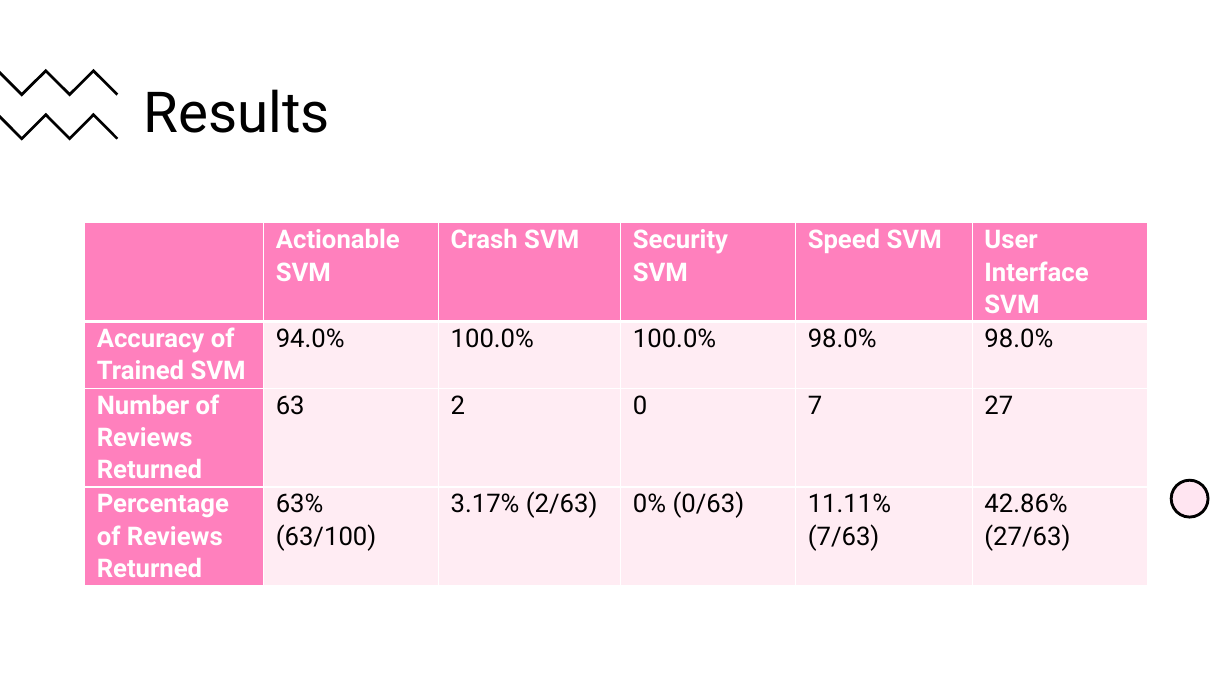
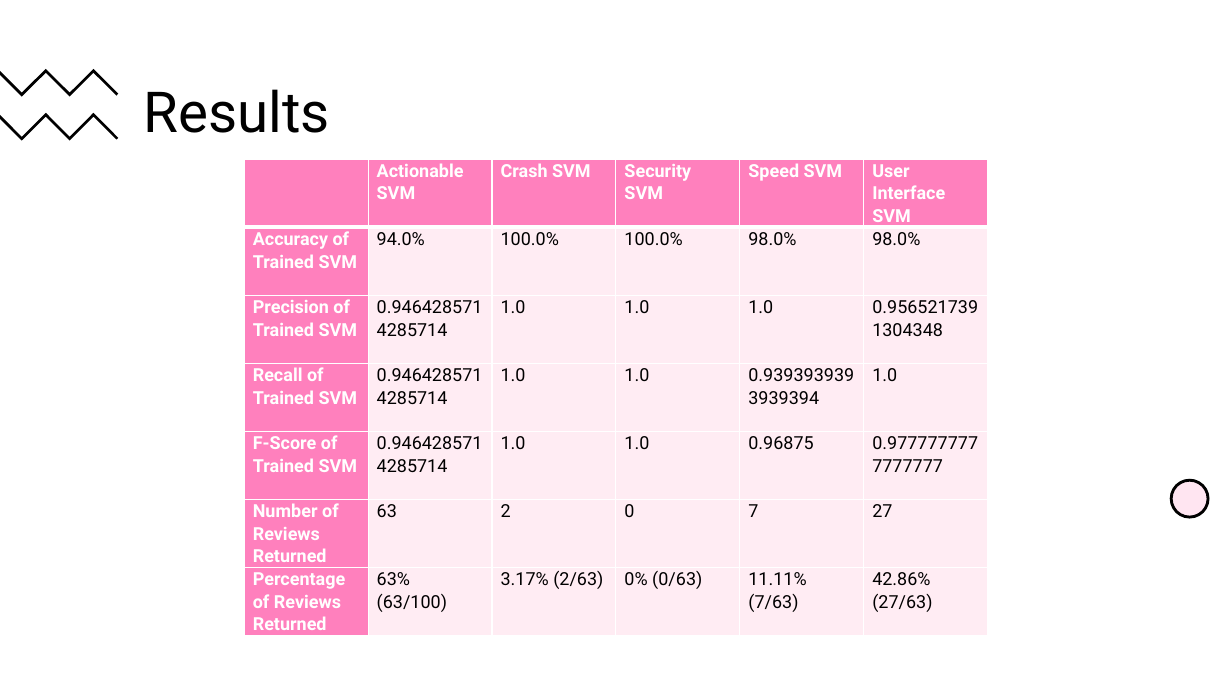
Before and after one commit to madicoulson/App-Review-Analysis, a slide deck: slide 7 of SVM for App Review Analysis.pptx. Drawn at 1232x693 pixels with LibreOffice and Linux fonts; fonts in the diff are those of the drawing. Boxes give left, top, right and bottom in pixels: in the first picture for what was removed or moved away, otherwise in the second. Text is boxed around its words. In the diff, an @@ line names an element or a change of style, - is before the commit and + after.

```diff
--- a/SVM for App Review Analysis.pptx
+++ b/SVM for App Review Analysis.pptx
@@ table at (x1=244, y1=159, x2=987, y2=640) @@
+row 3: Precision of Trained SVM | 0.9464285714285714 | 1.0 | 1.0 | 1.0 | 0.9565217391304348
+row 4: Recall of Trained SVM | 0.9464285714285714 | 1.0 | 1.0 | 0.9393939393939394 | 1.0
+row 5: F-Score of Trained SVM | 0.9464285714285714 | 1.0 | 1.0 | 0.96875 | 0.9777777777777777
@@ table resized from (x1=85, y1=223, x2=1147, y2=616) to (x1=244, y1=159, x2=987, y2=640) @@
```
Also in this commit, not shown: 3 other slides changed.
